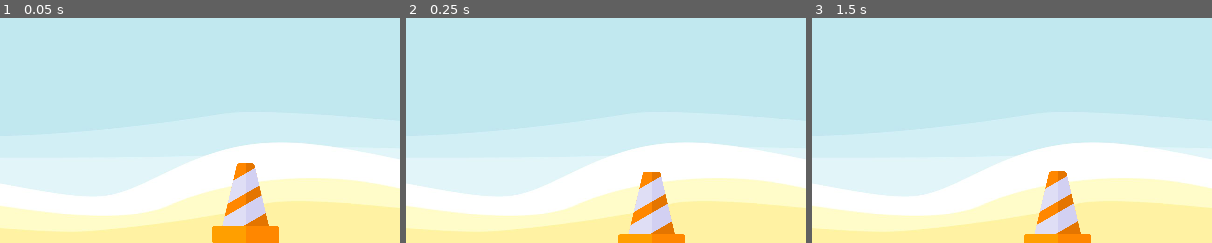
Above: before the commit, frames 1-3 (left to right).
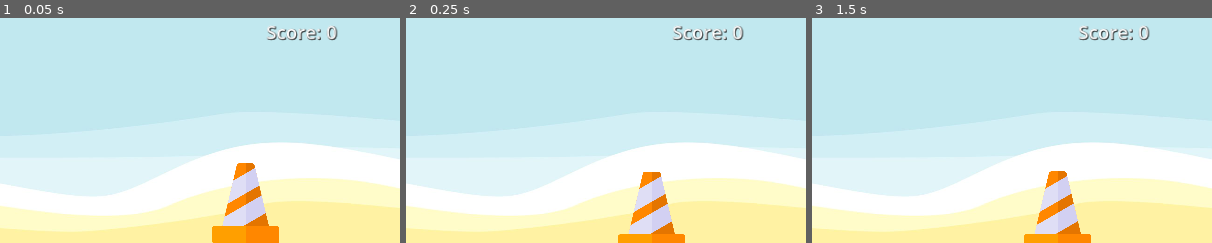
Above: after the commit, the same moments.

Repository: pacjo/ProjektFizyka
Game: Godot game, scene res://scenes/main.tscn
The game is run twice, just before and just after one commit, with the same random seed, the same clock (stepped at 60 frames per second) and the same inputs.
Inputs (mouse positions are % of the whole screen's width and height, from its top left):
- Up to frame 1 (0.05 s): no input
- Up to frame 2 (0.25 s): no input
- Up to frame 3 (1.5 s): move the mouse to (72, 45) at 0.52 s; click (72, 45) at 0.67 s; tap Enter at 1.25 s; drag from (30, 55) to (45, 70) at 1.27 s
The pictures show only the part of the screen within x 50-100%, y 2-52%; the shares and areas given below are measured in that part.

The runs differ from the first frame. In frame 1, 0.6% of the frame differs, in the area x 66-85%, y 3-11%; in frame 2, 0.6%; in frame 3, 0.6%.

Commit message:
add score counter

Diff:
--- a/project.godot
+++ b/project.godot
@@ -14,6 +14,10 @@
 run/main_scene="res://scenes/main.tscn"
 config/features=PackedStringArray("4.2", "Mobile")
 config/icon="res://assets/small_pig.png"
+
+[autoload]
+
+ScoreManager="*res://scripts/ScoreManager.gd"
 
 [display]
 
--- a/scenes/main.tscn
+++ b/scenes/main.tscn
@@ -6,6 +6,7 @@
 [ext_resource type="PackedScene" uid="uid://b1q8f6on4rks7" path="res://scenes/cone.tscn" id="2_xaj35"]
 [ext_resource type="PackedScene" uid="uid://b85lfqxj2srgy" path="res://scenes/ball.tscn" id="3_ndo05"]
 [ext_resource type="PackedScene" uid="uid://dx4fddckr801c" path="res://scenes/player.tscn" id="5_w6o2h"]
+[ext_resource type="PackedScene" uid="uid://c61spwgs6rtct" path="res://scenes/score_label.tscn" id="7_c2xq7"]
 
 [node name="Main" type="Node"]
 script = ExtResource("1_8vduh")
@@ -36,3 +37,11 @@
 
 [node name="Player" parent="." instance=ExtResource("5_w6o2h")]
 position = Vector2(215, 359)
+
+[node name="ScoreLabel" parent="." instance=ExtResource("7_c2xq7")]
+offset_left = 1066.0
+offset_top = 12.0
+offset_right = 1166.0
+offset_bottom = 54.0
+theme_override_colors/font_shadow_color = Color(0, 0, 0, 1)
+theme_override_font_sizes/font_size = 30
--- /dev/null
+++ b/scenes/score_label.tscn
@@ -0,0 +1,8 @@
+[gd_scene load_steps=2 format=3 uid="uid://c61spwgs6rtct"]
+
+[ext_resource type="Script" path="res://scripts/ScoreLabel.gd" id="1_qqiwp"]
+
+[node name="ScoreLabel" type="Label"]
+offset_right = 100.0
+offset_bottom = 30.0
+script = ExtResource("1_qqiwp")
--- /dev/null
+++ b/scripts/ScoreLabel.gd
@@ -0,0 +1,10 @@
+extends Label
+
+func _ready():
+	update_score_label()
+
+func _process(delta):
+	update_score_label()
+
+func update_score_label():
+	text = "Score: " + str(ScoreManager.score)
--- /dev/null
+++ b/scripts/ScoreManager.gd
@@ -0,0 +1,7 @@
+extends Node
+
+@export var score = 0
+
+func add_score(points):
+	score += points
+	print("Score: ", score)
--- a/scripts/cone.gd
+++ b/scripts/cone.gd
@@ -1,8 +1,10 @@
 extends RigidBody2D
+
+const DAMAGE_MULTIPLIER = 0.6
 
 @export var health = 200
 @export var post_colision_speed_multiplier = 0.5
-const DAMAGE_MULTIPLIER = 0.6
+@export var score_points = 100
 
 func _ready():
 	# without those collisions won't be detected
@@ -20,6 +22,7 @@
 		#print(name + " - hit - impact force: ", impact_force, ", health: ", health)
 		if health <= 0:
 			play_destruction_animation()
+			ScoreManager.add_score(score_points)
 			preserve_ball_velocity(body)
 
 func preserve_ball_velocity(ball):
Not shown: 1 places in scenes/main.tscn that only renumber resources
